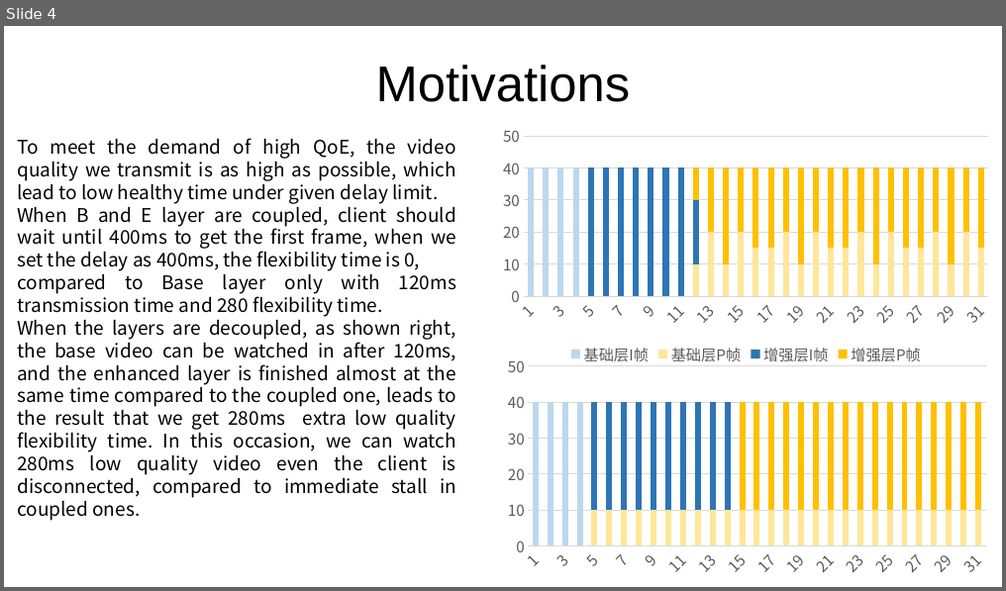
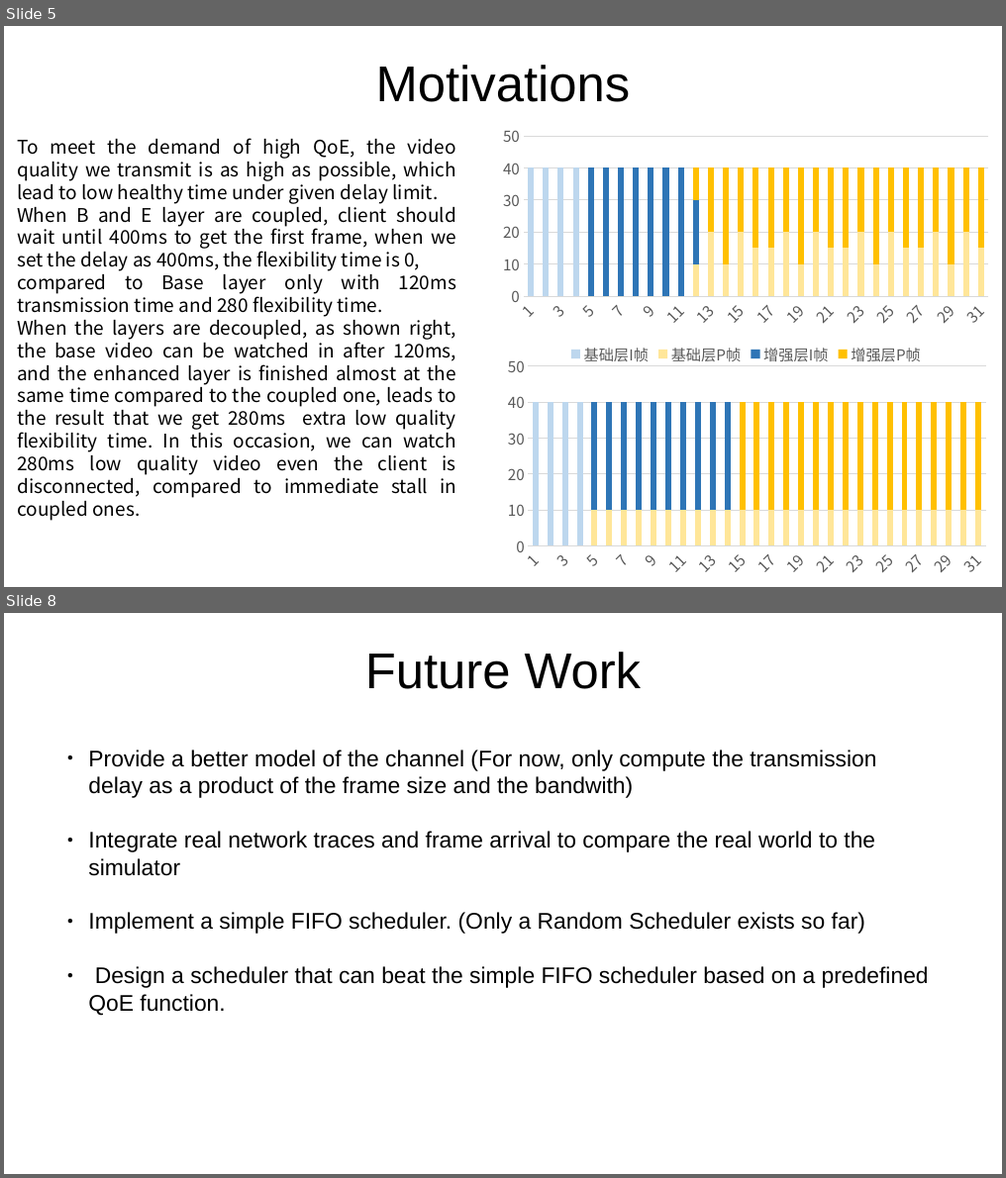
Before and after one commit to alex35469/Flow-Scheduling-for-video-Streaming, a slide deck: Project overview.odp. Shown one above the other, each under a label of ours: slide 4 before the commit, slides 5 and 8 after it; the slides between them are not shown. The pictures are 1006x591 and 1006x1178 pixels, drawn with LibreOffice and Linux fonts; fonts in the diff are those of the drawing. Boxes give left, top, right and bottom in pixels: in the first picture for what was removed or moved away, otherwise in the second. Text is boxed around its words. In the diff, an @@ line names an element or a change of style, - is before the commit and + after.

Commit message:
Slides update - Future work

```diff
--- a/Project overview.odp
+++ b/Project overview.odp
@@ slide 8 added at (4,613,1002,1174), background #FFFFFF @@
@@ title added at (365,652,642,689), 40 pt, text #000000 @@
+Future Work
@@ text added at (88,750,929,1016), 18 pt, text #000000 @@
+● Provide a better model of the channel (For now, only compute the transmission delay as a product of the frame size and the bandwith)
+● Integrate real network traces and frame arrival to compare the real world to the simulator
+● Implement a simple FIFO scheduler. (Only a Random Scheduler exists so far)
+● Design a scheduler that can beat the simple FIFO scheduler based on a predefined QoE function.
@@ what was slide 4 is now slide 5 @@
```
Also in this commit, not shown: 3 slides changed, 2 other slides added, 1 slide removed.
